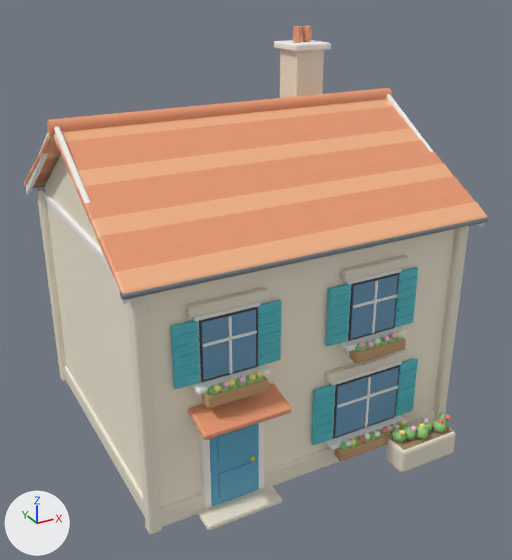
Before and after pictures for a commit that changed the Blender file source-art/bayview/house_a.blend.
Rendered twice from a 50 mm lens placed at (-8.34, -16.07, 11.88), pointed at (0.03, -0.85, 4.27). Every picture has the same lights, and +X, +Y and +Z are marked at lower left. The older version comes first.

Before the edit, the objects in view are built like this:
```python
me_cube = bpy.data.meshes.new('Cube')
me_cube.from_pydata(...)  # 9288 vertices, 9382 faces; spans x -4.75..4.75, y -5.0..4.27, z -3.14..7.35
me_cube.materials.append(mat_tint_wall)  # pale yellow #fcf2dd
me_cube.materials.append(mat_stone)  # pale yellow #efe7d4
me_cube.materials.append(mat_whitetrim)  # white #fcfaf6
me_cube.materials.append(mat_rooftilelight)  # beige #f9b88b
me_cube.materials.append(mat_rooftile)  # orange #ef9e76
me_cube.materials.append(mat_metal)  # grey #959ba2
me_cube.materials.append(mat_tint_door)  # blue #61adce
me_cube.materials.append(mat_gold)  # yellow #fddf6f
me_cube.materials.append(mat_black)  # dark grey #3f3f45
me_cube.materials.append(mat_glass)  # blue #6f9ebf
me_cube.materials.append(mat_tint_shutter)  # cyan #59c4ce
me_cube.materials.append(mat_wood)  # brown #c59e73
me_cube.materials.append(mat_leaf)  # green #95ce7c
me_cube.materials.append(mat_flowerwhite)  # white #fffffc
me_cube.materials.append(mat_floweryellow)  # yellow #ffec81
me_cube.materials.append(mat_flowerred)  # red #f97c86
me_cube.materials.append(mat_flowerpink)  # pink #ffc5df
me_cube.materials.append(mat_soil)  # brown #aa8b6c
ob_visual = bpy.data.objects.new('Visual', me_cube)
ob_visual.location = (0.0, 0.0, 3.1)
```
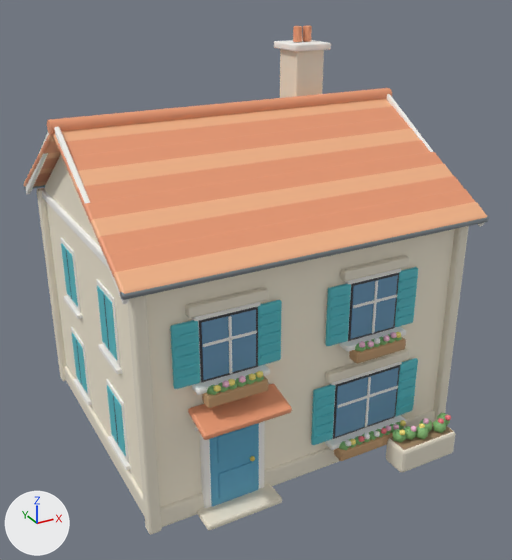
The edits, one by one:
me_cube is used by ob_visual; location (0.0, 0.0, 3.1).
me_cube had 9288 vertices, 9382 faces and spanned x -4.75..4.75, y -5.0..4.27, z -3.14..7.35.
me_cube now has 9608 vertices, 9622 faces and spans x -4.75..4.75, y -5.0..4.27, z -3.14..7.35.
me_cube part 1: a new loose piece, a box spanning x -4.29..-4.25, y -2.2..-1.0, z -2.25..-0.55, in mat_whitetrim (white #fcfaf6).
me_cube part 2: a new loose piece, a box spanning x -4.31..-4.28, y -2.12..-1.62, z -2.125..-0.675, in mat_tint_shutter (cyan #59c4ce).
me_cube part 3: a new loose piece, a box spanning x -4.31..-4.28, y -1.58..-1.08, z -2.125..-0.675, in mat_tint_shutter (cyan #59c4ce).
me_cube part 4: a new loose piece, a box spanning x -4.37..-4.25, y -2.3..-0.9, z -2.4..-2.3, in mat_whitetrim (white #fcfaf6).
me_cube part 5: a new loose piece, a box spanning x -4.29..-4.25, y 1.0..2.2, z -2.25..-0.55, in mat_whitetrim (white #fcfaf6).
me_cube part 6: a new loose piece, a box spanning x -4.31..-4.28, y 1.08..1.58, z -2.125..-0.675, in mat_tint_shutter (cyan #59c4ce).
me_cube part 7: a new loose piece, a box spanning x -4.31..-4.28, y 1.62..2.12, z -2.125..-0.675, in mat_tint_shutter (cyan #59c4ce).
me_cube part 8: a new loose piece, a box spanning x -4.37..-4.25, y 0.9..2.3, z -2.4..-2.3, in mat_whitetrim (white #fcfaf6).
me_cube part 9: a new loose piece, a box spanning x -4.29..-4.25, y -2.2..-1.0, z 0.45..2.15, in mat_whitetrim (white #fcfaf6).
me_cube part 10: a new loose piece, a box spanning x -4.31..-4.28, y -2.12..-1.62, z 0.575..2.025, in mat_tint_shutter (cyan #59c4ce).
me_cube part 11: a new loose piece, a box spanning x -4.31..-4.28, y -1.58..-1.08, z 0.575..2.025, in mat_tint_shutter (cyan #59c4ce).
me_cube part 12: a new loose piece, a box spanning x -4.317..-4.307, y -1.62..-1.58, z 0.575..2.025, in mat_black (dark grey #3f3f45).
me_cube part 13: a new loose piece, a box spanning x -4.37..-4.25, y -2.3..-0.9, z 0.3..0.4, in mat_whitetrim (white #fcfaf6).
me_cube part 14: a new loose piece, a box spanning x -4.29..-4.25, y 1.0..2.2, z 0.45..2.15, in mat_whitetrim (white #fcfaf6).
me_cube part 15: a new loose piece, a box spanning x -4.31..-4.28, y 1.08..1.58, z 0.575..2.025, in mat_tint_shutter (cyan #59c4ce).
me_cube part 16: a new loose piece, a box spanning x -4.31..-4.28, y 1.62..2.12, z 0.575..2.025, in mat_tint_shutter (cyan #59c4ce).
me_cube part 17: a new loose piece, a box spanning x -4.37..-4.25, y 0.9..2.3, z 0.3..0.4, in mat_whitetrim (white #fcfaf6).
Other edits to the shape of me_cube do not show in these pictures.

What differs and where, as boxes [x1, y1, x2, y2] in the pictures (512 x 560 px):
part 1 of me_cube, added: after [106, 379, 129, 462]
part 2 of me_cube, added: after [114, 396, 126, 456]
part 3 of me_cube, added: after [107, 385, 118, 444]
part 4 of me_cube, added: after [108, 435, 131, 470]
part 5 of me_cube, added: after [71, 327, 90, 398]
part 6 of me_cube, added: after [77, 340, 88, 393]
part 7 of me_cube, added: after [71, 332, 81, 383]
part 8 of me_cube, added: after [73, 378, 92, 405]
part 9 of me_cube, added: after [96, 279, 120, 366]
part 10 of me_cube, added (cyan): after [104, 294, 117, 360]
part 11 of me_cube, added: after [97, 286, 109, 349]
part 12 of me_cube, added: after [103, 294, 109, 348]
part 13 of me_cube, added: after [98, 344, 122, 375]
part 14 of me_cube, added: after [60, 238, 81, 312]
part 15 of me_cube, added: after [66, 250, 78, 307]
part 16 of me_cube, added: after [61, 243, 71, 297]
part 17 of me_cube, added: after [64, 295, 82, 319]
